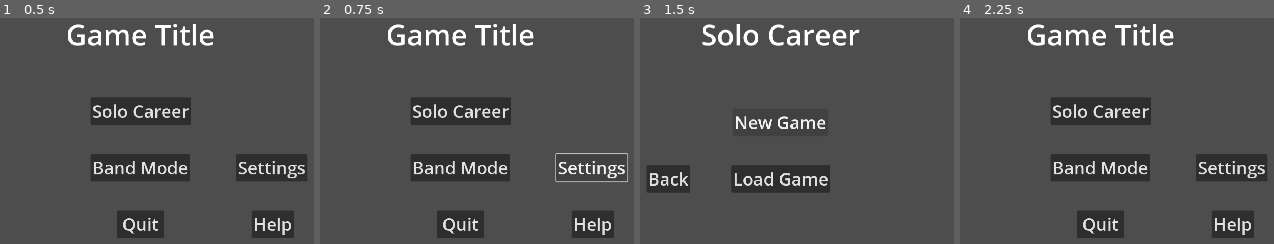
Above: before the commit, frames 1-4 (left to right).
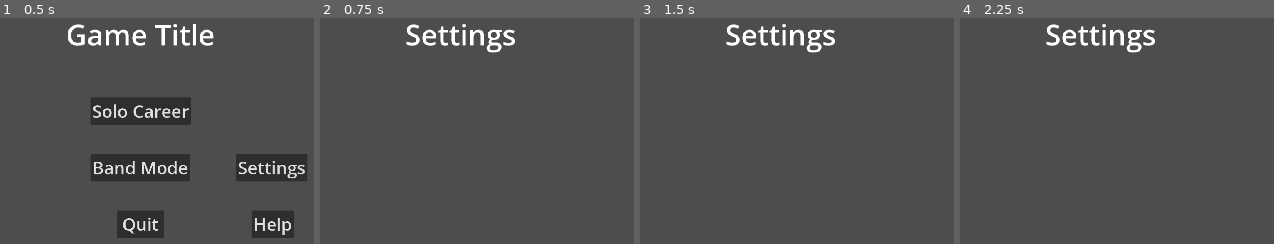
Above: after the commit, the same moments.

Repository: RealTheBeastBoss/BitBand
Game: Godot game, scene res://Scenes and Scripts/title_screen.tscn
The game is run twice, just before and just after one commit, with the same random seed, the same clock (stepped at 60 frames per second) and the same inputs.
Inputs (mouse positions are in pixels of both pictures, inside the frame that each line leads up to):
- Up to frame 1 (0.5 s): no input
- Up to frame 2 (0.75 s): click "Settings" at 0.5 s
- Up to frame 3 (1.5 s): click (781, 110) at 1.25 s, where only the run before the commit has a clickable "Solo Career"
- Up to frame 4 (2.25 s): click (988, 178) at 2 s, where only the run before the commit has a clickable "Back"

Frame 1 is identical in both runs. In frame 2, 14% of the frame differs, in the area x 21-99%, y 2-98%; in frame 3, 8.4%; in frame 4, 15%, in the area x 21-98%, y 2-98%.

Commit message:
Working on the Starting UI Mock-up Part One

Diff:
--- /dev/null
+++ b/Scenes and Scripts/settings_screen.tscn
@@ -0,0 +1,26 @@
+[gd_scene load_steps=2 format=3 uid="uid://b3bp18p0vetrn"]
+
+[sub_resource type="LabelSettings" id="LabelSettings_emg61"]
+font_size = 69
+
+[node name="SettingsScreen" type="Control"]
+layout_mode = 3
+anchors_preset = 15
+anchor_right = 1.0
+anchor_bottom = 1.0
+grow_horizontal = 2
+grow_vertical = 2
+metadata/_edit_lock_ = true
+
+[node name="Label" type="Label" parent="."]
+layout_mode = 1
+anchors_preset = 5
+anchor_left = 0.5
+anchor_right = 0.5
+offset_left = -133.5
+offset_top = 45.0
+offset_right = 133.5
+offset_bottom = 140.0
+grow_horizontal = 2
+text = "Settings"
+label_settings = SubResource("LabelSettings_emg61")
--- /dev/null
+++ b/Scenes and Scripts/solo_create_character.gd
@@ -0,0 +1,7 @@
+extends Control
+
+func _on_back_pressed():
+	get_tree().change_scene_to_file("res://Scenes and Scripts/solo_screen.tscn")
+
+func _on_done_pressed():
+	pass # Replace with function body.
--- /dev/null
+++ b/Scenes and Scripts/solo_create_character.tscn
@@ -0,0 +1,97 @@
+[gd_scene load_steps=5 format=3 uid="uid://cpkylbnx5j8pm"]
+
+[ext_resource type="Script" path="res://Scenes and Scripts/solo_create_character.gd" id="1_nmqtn"]
+
+[sub_resource type="LabelSettings" id="LabelSettings_sh84t"]
+font_size = 69
+
+[sub_resource type="LabelSettings" id="LabelSettings_lw4yg"]
+font_size = 32
+
+[sub_resource type="Theme" id="Theme_ggrmy"]
+default_font_size = 42
+
+[node name="SoloCreateCharacter" type="Control"]
+layout_mode = 3
+anchors_preset = 15
+anchor_right = 1.0
+anchor_bottom = 1.0
+grow_horizontal = 2
+grow_vertical = 2
+script = ExtResource("1_nmqtn")
+metadata/_edit_lock_ = true
+
+[node name="Label" type="Label" parent="."]
+layout_mode = 1
+anchors_preset = 5
+anchor_left = 0.5
+anchor_right = 0.5
+offset_left = -369.5
+offset_top = 45.0
+offset_right = 369.5
+offset_bottom = 140.0
+grow_horizontal = 2
+text = "Create your Character"
+label_settings = SubResource("LabelSettings_sh84t")
+
+[node name="Panel" type="Panel" parent="."]
+layout_mode = 1
+anchors_preset = 8
+anchor_left = 0.5
+anchor_top = 0.5
+anchor_right = 0.5
+anchor_bottom = 0.5
+offset_left = -279.0
+offset_top = -288.0
+offset_right = 279.0
+offset_bottom = 288.0
+grow_horizontal = 2
+grow_vertical = 2
+
+[node name="Label" type="Label" parent="Panel"]
+layout_mode = 1
+anchors_preset = 8
+anchor_left = 0.5
+anchor_top = 0.5
+anchor_right = 0.5
+anchor_bottom = 0.5
+offset_left = -216.0
+offset_top = -46.5
+offset_right = 216.0
+offset_bottom = 46.5
+grow_horizontal = 2
+grow_vertical = 2
+text = "Character Creation Waz 'Ere
+or rather, Will Be 'Ere"
+label_settings = SubResource("LabelSettings_lw4yg")
+horizontal_alignment = 1
+vertical_alignment = 1
+
+[node name="Back" type="Button" parent="."]
+layout_mode = 1
+anchors_preset = 4
+anchor_top = 0.5
+anchor_bottom = 0.5
+offset_left = 274.0
+offset_top = -33.0
+offset_right = 379.0
+offset_bottom = 33.0
+grow_vertical = 2
+theme = SubResource("Theme_ggrmy")
+text = "Back"
+
+[node name="Done" type="Button" parent="."]
+layout_mode = 1
+anchors_preset = 4
+anchor_top = 0.5
+anchor_bottom = 0.5
+offset_left = 1518.0
+offset_top = -33.0
+offset_right = 1623.0
+offset_bottom = 33.0
+grow_vertical = 2
+theme = SubResource("Theme_ggrmy")
+text = "Done"
+
+[connection signal="pressed" from="Back" to="." method="_on_back_pressed"]
+[connection signal="pressed" from="Done" to="." method="_on_done_pressed"]
--- a/Scenes and Scripts/title_screen.gd
+++ b/Scenes and Scripts/title_screen.gd
@@ -3,16 +3,16 @@
 # The "Button" nodes will be converted into "TextureButton" nodes once we have the textures
 
 func _on_quit_pressed():
-	get_tree().quit()
+	get_tree().quit() # This is the easiest bit of code I've every typed in my life
 
-func _on_solo_pressed():
+func _on_solo_pressed(): # The Code below allows one to change the scene currently being processed
 	get_tree().change_scene_to_file("res://Scenes and Scripts/solo_screen.tscn")
 
 func _on_band_pressed():
 	pass
 
 func _on_settings_pressed():
-	pass
+	get_tree().change_scene_to_file("res://Scenes and Scripts/settings_screen.tscn")
 
 func _on_help_pressed():
 	pass
--- /dev/null
+++ b/Scenes and Scripts/tutorial.tscn
@@ -0,0 +1,26 @@
+[gd_scene load_steps=2 format=3 uid="uid://ce0bv88ifoapm"]
+
+[sub_resource type="LabelSettings" id="LabelSettings_hes1x"]
+font_size = 69
+
+[node name="Tutorial" type="Control"]
+layout_mode = 3
+anchors_preset = 15
+anchor_right = 1.0
+anchor_bottom = 1.0
+grow_horizontal = 2
+grow_vertical = 2
+metadata/_edit_lock_ = true
+
+[node name="Label" type="Label" parent="."]
+layout_mode = 1
+anchors_preset = 5
+anchor_left = 0.5
+anchor_right = 0.5
+offset_left = -130.0
+offset_top = 45.0
+offset_right = 130.0
+offset_bottom = 140.0
+grow_horizontal = 2
+text = "Tutorial"
+label_settings = SubResource("LabelSettings_hes1x")
